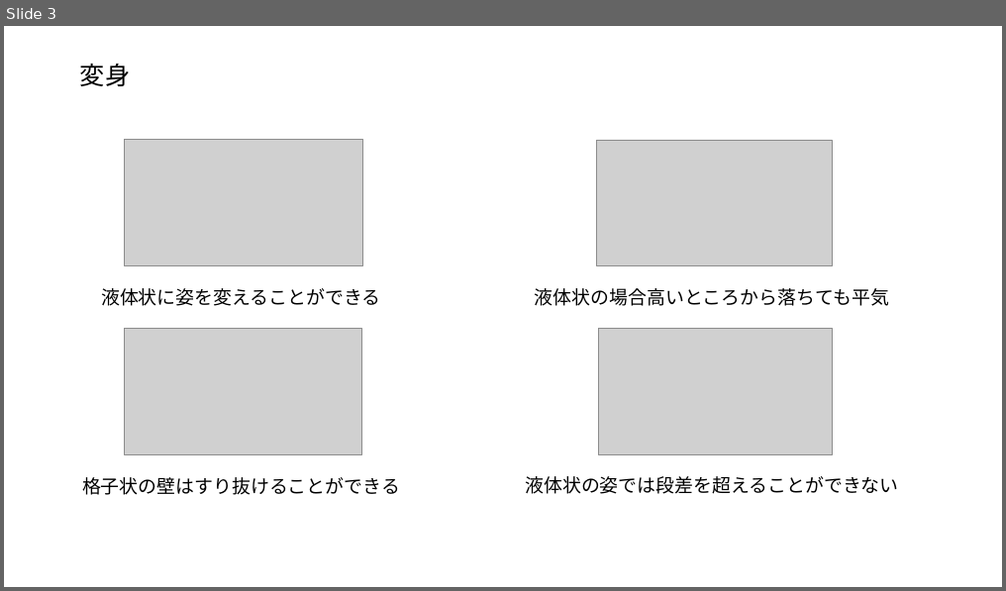
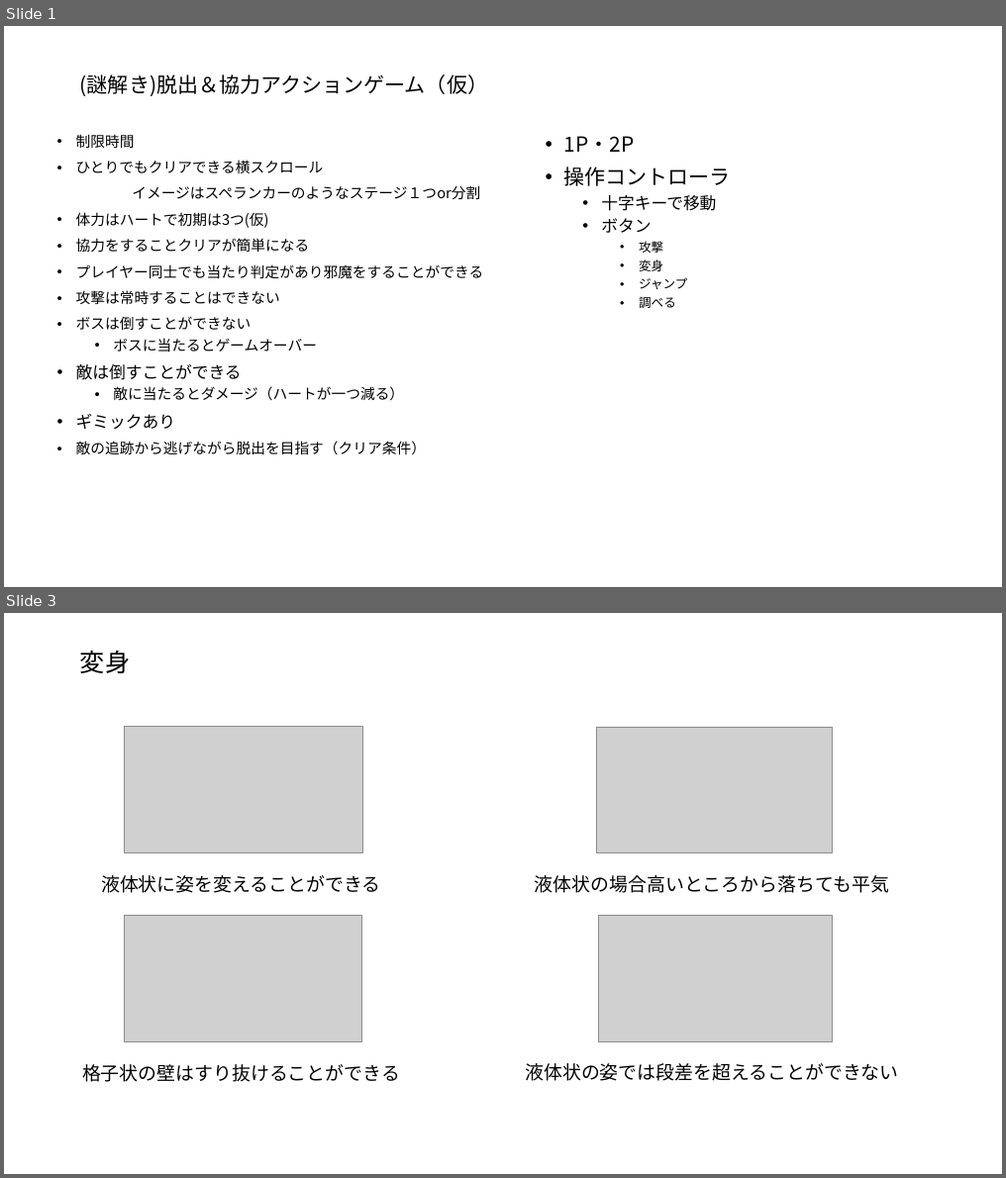
Before and after one commit to yuzasan/-, a slide deck: □□□ゲーム(仮).pptx. Shown one above the other, each under a label of ours: slide 3 before the commit, slides 1 and 3 after it; the slides between them are not shown. The pictures are 1006x591 and 1006x1178 pixels, drawn with LibreOffice and Linux fonts; fonts in the diff are those of the drawing; grey boxes stand for pictures. Boxes give left, top, right and bottom in pixels: in the first picture for what was removed or moved away, otherwise in the second. Text is boxed around its words. In the diff, an @@ line names an element or a change of style, - is before the commit and + after.

Commit message:
スケジュール powerpoint内容追加

```diff
--- a/□□□ゲーム(仮).pptx
+++ b/□□□ゲーム(仮).pptx
@@ slide 1 added at [4, 26, 1002, 587], background #FFFFFF @@
@@ text added at [80, 75, 488, 96], 20 pt, text #000000 @@
+(謎解き)脱出＆協力アクションゲーム（仮）
@@ text added at [76, 134, 484, 456], 14 pt, text #000000 @@
+• 制限時間
+• ひとりでもクリアできる横スクロール
+イメージはスペランカーのようなステージ１つor分割
+• 体力はハートで初期は3つ(仮)
+• 協力をすることクリアが簡単になる
+• プレイヤー同士でも当たり判定があり邪魔をすることができる
+• 攻撃は常時することはできない
+• ボスは倒すことができない
+  • ボスに当たるとゲームオーバー
+• 敵は倒すことができる
+  • 敵に当たるとダメージ（ハートが一つ減る）
+• ギミックあり
+• 敵の追跡から逃げながら脱出を目指す（クリア条件）
@@ text added at [564, 136, 731, 308], 20 pt, text #000000 @@
+• 1P・2P
+• 操作コントローラ
+  • 十字キーで移動
+  • ボタン
+    • 攻撃
+    • 変身
+    • ジャンプ
+    • 調べる
```
Also in this commit, not shown: 1 slide changed, 1 other slide added, 1 other file.
